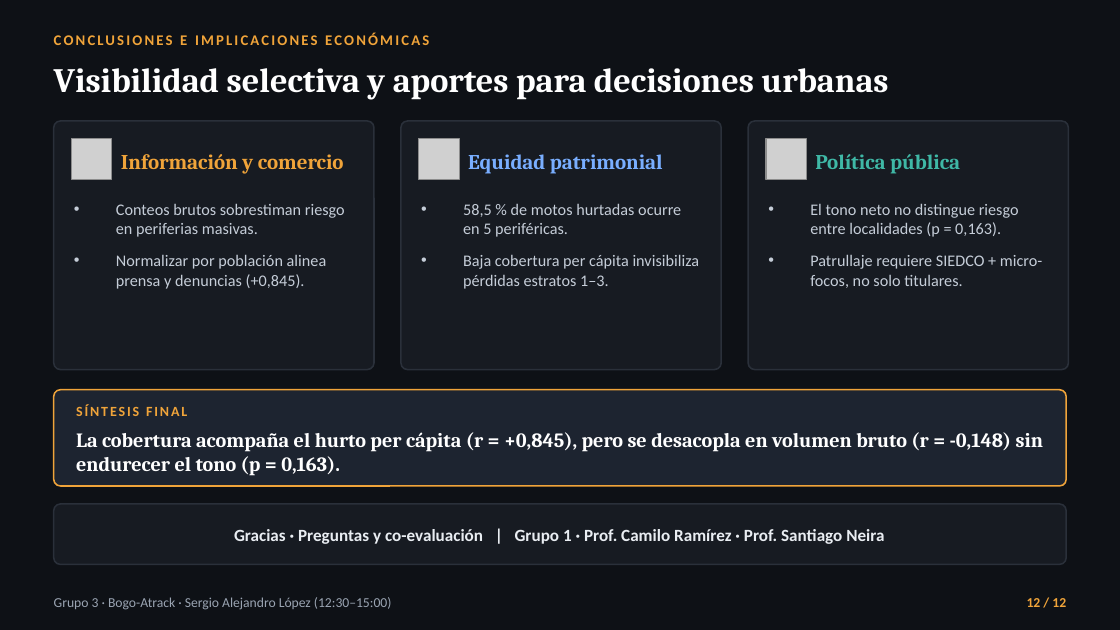
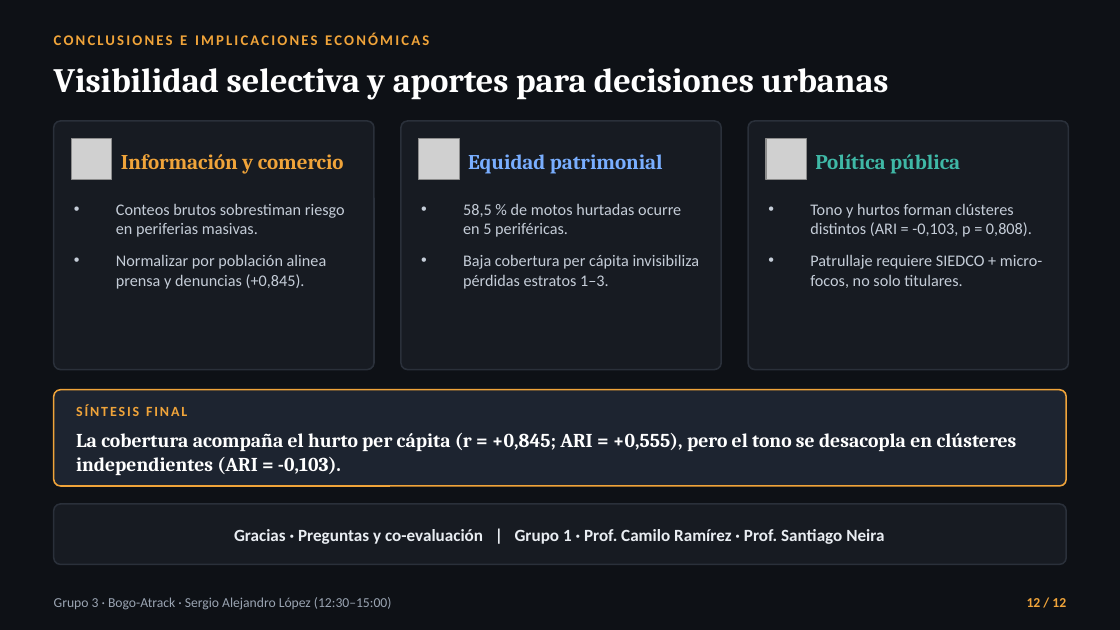
Before and after one commit to juanjo-edm/Repo_Entrega_Final_Taller_R, a slide deck: slide 12 of output/entregas/03_presentacion_plenaria/presentacion_grupo_3.pptx. Drawn at 1120x630 pixels with LibreOffice and Linux fonts; fonts in the diff are those of the drawing; grey boxes stand for pictures. Boxes give left, top, right and bottom in pixels: in the first picture for what was removed or moved away, otherwise in the second. Text is boxed around its words. In the diff, an @@ line names an element or a change of style, - is before the commit and + after.

Commit message:
Agrega clustering de sentimiento (sentometrics) y contraste multivariado vs. hurtos en Sección 6.7, Shiny y entregables finales

```diff
--- a/output/entregas/03_presentacion_plenaria/presentacion_grupo_3.pptx
+++ b/output/entregas/03_presentacion_plenaria/presentacion_grupo_3.pptx
@@ text at bbox=[810, 204, 1032, 237]: text changed @@
-• El tono neto no distingue riesgo entre localidades (p = 0,163).
+• Tono y hurtos forman clústeres distintos (ARI = -0,103, p = 0,808).
@@ text at bbox=[76, 433, 1017, 475]: text changed; size 13 to 12.6 pt @@
-La cobertura acompaña el hurto per cápita (r = +0,845), pero se desacopla en volumen bruto (r = -0,148) sin endurecer el tono (p = 0,163).
+La cobertura acompaña el hurto per cápita (r = +0,845; ARI = +0,555), pero el tono se desacopla en clústeres independientes (ARI = -0,103).
```
Also in this commit, not shown: 4 other slides changed, 28 other files.
